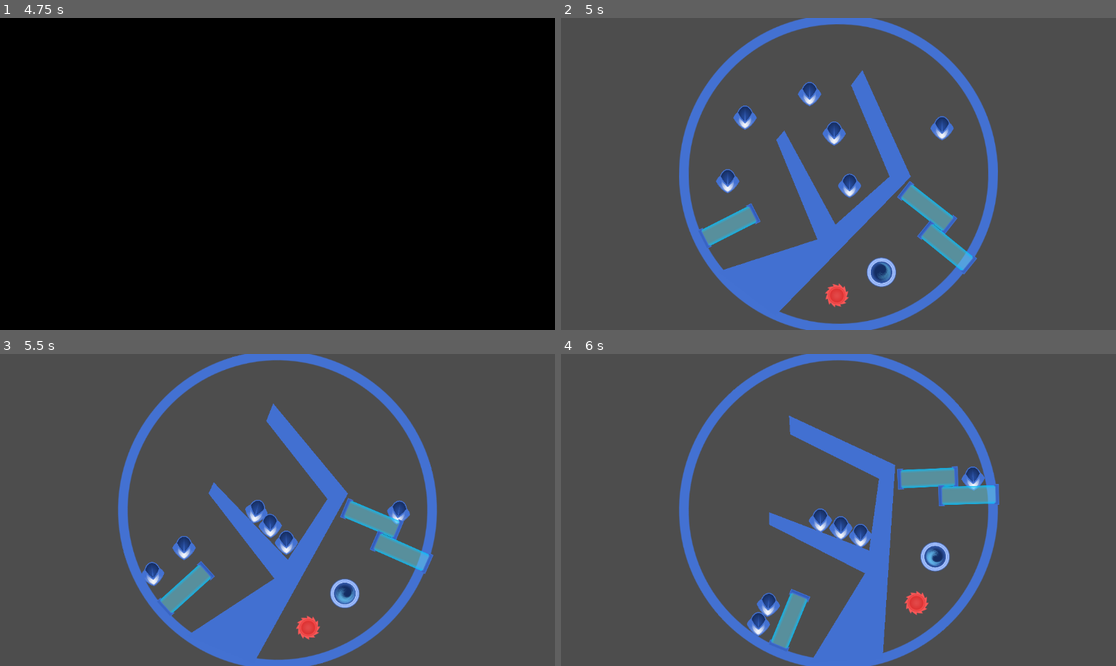
Above: before the commit, frames 1-4 (two rows, left to right).
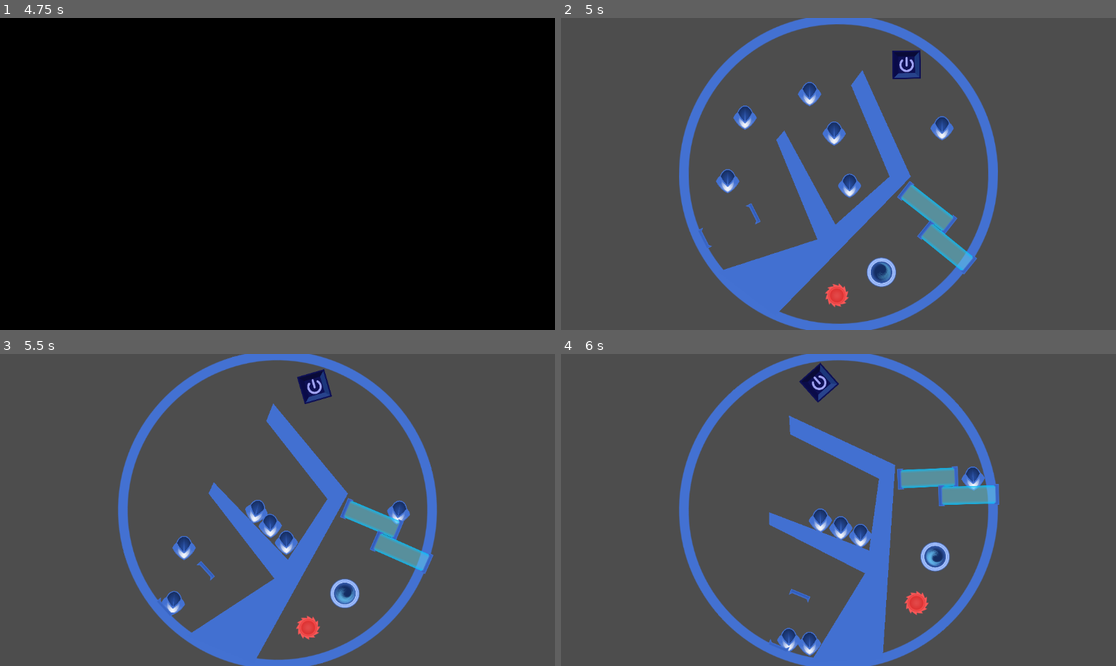
Above: after the commit, the same moments.

Repository: CE-Studio/gmtk-2023
Game: Godot game, scene res://TitleAssets/main_menu.tscn
Same seed, same stepped clock (60 frames per second), same inputs: the game is played once before the commit and once after it.
Inputs (mouse positions are in pixels of both pictures, inside the frame that each line leads up to):
- Up to frame 1 (4.75 s): click "PLAY" at 0.5 s; click "PLAY" at 1.25 s; move the mouse to (249, 236) at 2.02 s; hold D (game_move_right) 2.03-3.53 s; click (249, 236) at 2.17 s; move the mouse to (444, 220) at 2.77 s; move the mouse to (111, 127) at 3.52 s; hold A (game_move_left) from 3.53 s (still down); move the mouse to (305, 174) at 4.27 s; click (305, 174) at 4.42 s
- Up to frame 2 (5 s): keep holding A (game_move_left)
- Up to frame 3 (5.5 s): keep holding A (game_move_left); move the mouse to (194, 432) at 5.02 s
- Up to frame 4 (6 s): move the mouse to (960, 494) at 5.77 s; release A (game_move_left) at 5.78 s; hold D (game_move_right) from 5.78 s (still down)

Frame 1 is identical in both runs. In frame 2, 1.0% of the frame differs, in the area x 25-65%, y 10-74%; in frame 3, 1.3%; in frame 4, 1.8%, in the area x 33-51%, y 2-97%.

Commit message:
no message

Diff:
--- /dev/null
+++ b/LevelAssets/button.gd
@@ -0,0 +1,22 @@
+extends Sprite2D
+
+
+const APATH = "res://game components/button.tscn"
+
+
+var off = preload("res://LevelAssets/SwitchFieldOff.svg")
+var on = preload("res://LevelAssets/SwitchFieldOn.svg")
+
+
+func _on_area_2d_body_entered(body):
+    if body is Player:
+        var state = not($"/root/Node2D/Node2D/RigidBody2D2".doorstate)
+        $"/root/Node2D/Node2D/RigidBody2D2".doorstate = state
+        for i in get_tree().get_nodes_in_group("doorswitchable"):
+            i.switch(state)
+
+func switch(state):
+    if state:
+        texture = on
+    else:
+        texture = off
--- a/LevelAssets/door.gd
+++ b/LevelAssets/door.gd
@@ -7,8 +7,9 @@
 
 
 func switch(state:bool):
-    $AnimatableBody2D.visible = state
     if state:
+        $AnimatableBody2D.process_mode = Node.PROCESS_MODE_INHERIT
         texture = on
     else:
+        $AnimatableBody2D.process_mode = Node.PROCESS_MODE_DISABLED
         texture = off
--- a/LevelAssets/doorinv.gd
+++ b/LevelAssets/doorinv.gd
@@ -7,8 +7,9 @@
 
 
 func switch(state:bool):
-    $AnimatableBody2D.visible = not(state)
     if state:
+        $AnimatableBody2D.process_mode = Node.PROCESS_MODE_DISABLED
         texture = off
     else:
+        $AnimatableBody2D.process_mode = Node.PROCESS_MODE_INHERIT
         texture = on
--- /dev/null
+++ b/game components/button.tscn
@@ -0,0 +1,19 @@
+[gd_scene load_steps=4 format=3 uid="uid://b5ugqemwdd7sa"]
+
+[ext_resource type="Texture2D" uid="uid://rsgbx4d2iqet" path="res://LevelAssets/SwitchFieldOn.svg" id="1_a1t7q"]
+[ext_resource type="Script" path="res://LevelAssets/button.gd" id="2_7njba"]
+
+[sub_resource type="RectangleShape2D" id="RectangleShape2D_ysvty"]
+size = Vector2(194, 194)
+
+[node name="button" type="Sprite2D" groups=["doorswitchable"]]
+scale = Vector2(0.3, 0.3)
+texture = ExtResource("1_a1t7q")
+script = ExtResource("2_7njba")
+
+[node name="Area2D" type="Area2D" parent="."]
+
+[node name="CollisionShape2D" type="CollisionShape2D" parent="Area2D"]
+shape = SubResource("RectangleShape2D_ysvty")
+
+[connection signal="body_entered" from="Area2D" to="." method="_on_area_2d_body_entered"]
--- a/game components/door.tscn
+++ b/game components/door.tscn
@@ -6,7 +6,7 @@
 [sub_resource type="RectangleShape2D" id="RectangleShape2D_gnajt"]
 size = Vector2(250, 76)
 
-[node name="door" type="Sprite2D"]
+[node name="door" type="Sprite2D" groups=["doorswitchable"]]
 scale = Vector2(0.5, 0.5)
 texture = ExtResource("1_trmrn")
 script = ExtResource("2_bclij")
--- a/game components/doorinv.tscn
+++ b/game components/doorinv.tscn
@@ -1,18 +1,18 @@
 [gd_scene load_steps=4 format=3 uid="uid://3ashoidmjros"]
 
 [ext_resource type="Texture2D" uid="uid://cvkd30cbn0le5" path="res://LevelAssets/ForcefieldRectOff.svg" id="1_nr11l"]
-[ext_resource type="Script" path="res://LevelAssets/door.gd" id="2_d7nfi"]
+[ext_resource type="Script" path="res://LevelAssets/doorinv.gd" id="2_qdvvn"]
 
 [sub_resource type="RectangleShape2D" id="RectangleShape2D_gnajt"]
 size = Vector2(250, 76)
 
-[node name="door" type="Sprite2D"]
+[node name="door" type="Sprite2D" groups=["doorswitchable"]]
 scale = Vector2(0.5, 0.5)
 texture = ExtResource("1_nr11l")
-script = ExtResource("2_d7nfi")
+script = ExtResource("2_qdvvn")
 
 [node name="AnimatableBody2D" type="RigidBody2D" parent="."]
-visible = false
+process_mode = 4
 collision_mask = 0
 continuous_cd = 2
 freeze = true
--- a/levelrun.gd
+++ b/levelrun.gd
@@ -3,6 +3,8 @@
 
 var lname := ""
 var cycle := 0.0
+var doorstate := true
+var laserstate := true
 
 
 # Called when the node enters the scene tree for the first time.
@@ -23,6 +25,8 @@
 
 func build(level:String) -> void:
     rotation = 0
+    doorstate = true
+    laserstate = true
 
     for i in $"../content".get_children():
         i.queue_free()
--- a/levels/testlevel.json
+++ b/levels/testlevel.json
@@ -129,7 +129,15 @@
         104.5
       ],
       "rot": 2.68780708312988,
-      "type": "res://game components/door.tscn"
+      "type": "res://game components/doorinv.tscn"
+    },
+    {
+      "pos": [
+        145,
+        -224.5
+      ],
+      "rot": 0,
+      "type": "res://game components/button.tscn"
     }
   ],
   "name": "testlevel"
